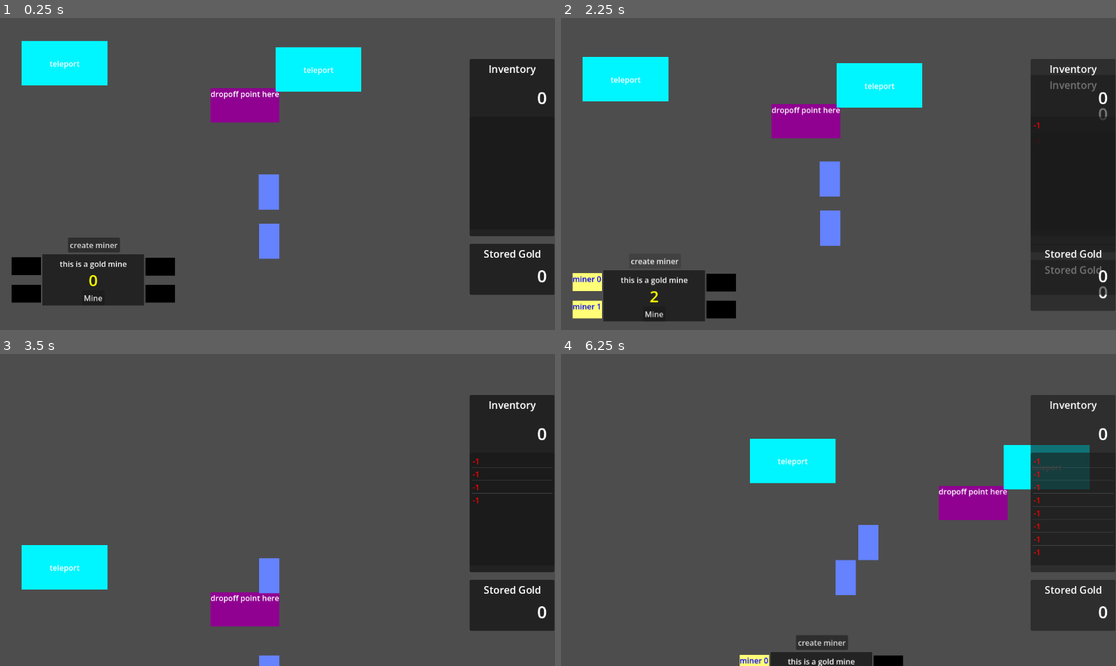
Above: before the commit, frames 1-4 (two rows, left to right).
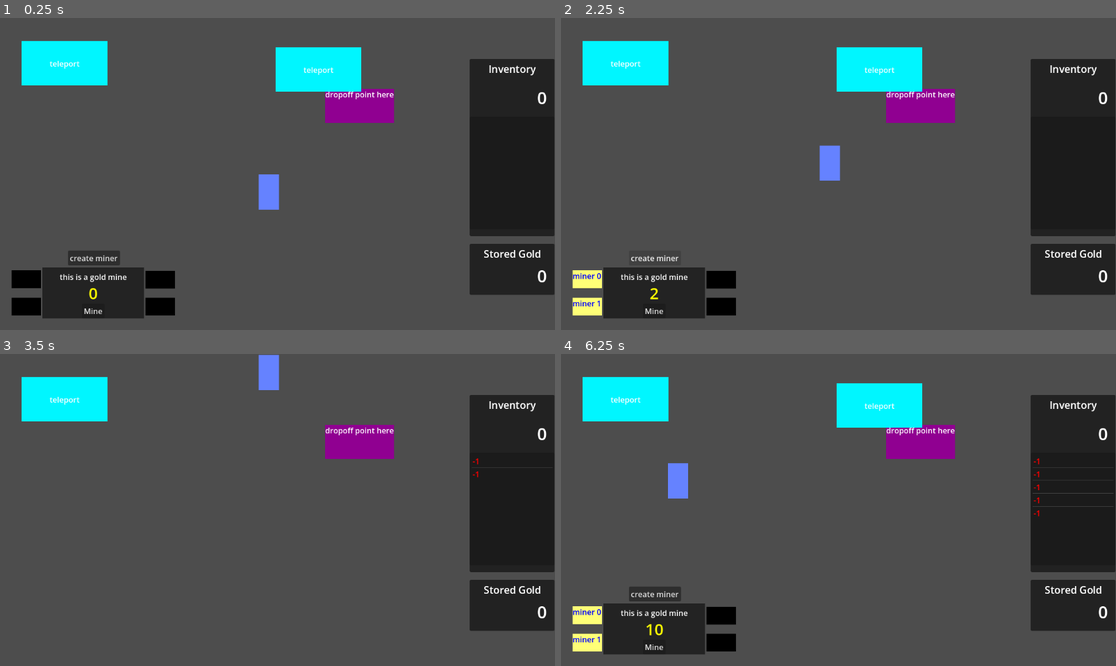
Above: after the commit, the same moments.

Repository: matrndev/gold-game
Game: Godot game, scene res://scenes/dropoff_maze.tscn
Same seed, same stepped clock (60 frames per second), same inputs: the game is played once before the commit and once after it. This scene is started directly instead of the project's main scene.
Inputs:
- Up to frame 1 (0.25 s): no input
- Up to frame 2 (2.25 s): click "Mine" at 0.5 s; click "create miner" at 1.25 s; tap Enter at 2 s; hold W (move_up) from 2.03 s (still down)
- Up to frame 3 (3.5 s): keep holding W (move_up)
- Up to frame 4 (6.25 s): release W (move_up) at 3.53 s; hold A (move_left) 3.53-5.03 s; hold S (move_down) 5.03-5.78 s; hold D (move_right) from 5.78 s (still down)

The runs differ from the first frame. In frame 1, 6.5% of the frame differs, in the area x 2-71%, y 22-97%; in frame 2, 9.4%; in frame 3, 8.1%; in frame 4, 19%, in the area x 2-100%, y 7-100%.

Commit message:
fix buggy scene manager (scenes weren't fully switching)

Diff:
--- a/scenes/dropoff_maze.tscn
+++ b/scenes/dropoff_maze.tscn
@@ -1,24 +1,13 @@
 [gd_scene format=3 uid="uid://dxeu43c3cd3vj"]
 
 [ext_resource type="PackedScene" uid="uid://sr378dbrgvib" path="res://scenes/stats_display.tscn" id="1_yf3ke"]
-[ext_resource type="PackedScene" uid="uid://du52856eooxbp" path="res://scenes/player.tscn" id="2_423gv"]
 [ext_resource type="PackedScene" uid="uid://ckkqtsg0sdhi0" path="res://scenes/dropoff_point.tscn" id="3_ari78"]
 [ext_resource type="PackedScene" uid="uid://ceicr8kws2df6" path="res://scenes/teleport.tscn" id="4_rks7g"]
 
 [node name="DropoffMaze" type="Node2D" unique_id=226396710]
 
-[node name="Player" parent="." unique_id=17698573 instance=ExtResource("2_423gv")]
-z_index = 1
-position = Vector2(538, 427)
-
-[node name="Camera2D" type="Camera2D" parent="Player" unique_id=494180378]
-position = Vector2(-538, -427)
-anchor_mode = 0
-position_smoothing_enabled = true
-position_smoothing_speed = 8.0
-
 [node name="DropoffPoint" parent="." unique_id=1478688328 instance=ExtResource("3_ari78")]
-position = Vector2(437, 146)
+position = Vector2(675, 147)
 
 [node name="Teleport" parent="." unique_id=1789713122 instance=ExtResource("4_rks7g")]
 position = Vector2(45, 48)
--- a/scenes/dropoff_point.tscn
+++ b/scenes/dropoff_point.tscn
@@ -23,3 +23,5 @@
 text = "dropoff point here"
 
 [connection signal="body_entered" from="." to="." method="_on_body_entered"]
+[connection signal="body_exited" from="." to="." method="_on_body_exited"]
+[connection signal="body_shape_entered" from="." to="." method="_on_body_shape_entered"]
--- a/scenes/game.tscn
+++ b/scenes/game.tscn
@@ -36,7 +36,7 @@
 shape = SubResource("WorldBoundaryShape2D_uwrxv")
 
 [node name="GoldMine" parent="." unique_id=42676644 instance=ExtResource("2_yqjtg")]
-position = Vector2(88, 491)
+position = Vector2(88, 518)
 
 [node name="StatsDisplay" parent="." unique_id=1796219019 instance=ExtResource("3_lnu2h")]
 anchors_preset = 0
--- a/scripts/dropoff_point.gd
+++ b/scripts/dropoff_point.gd
@@ -3,8 +3,15 @@
 
 
 func _on_body_entered(body: Node2D) -> void:
+	print(body.name)
 	if body.name == "Player":
+		body.modulate = Color(0.001, 0.526, 1.0, 1.0)
 		if StoredStats.gold_inventory > 0:
 			print("dropped ", StoredStats.gold_inventory)
 			StoredStats.stored_gold += StoredStats.gold_inventory
 			StoredStats.gold_inventory = 0
+
+
+func _on_body_exited(body: Node2D) -> void:
+	if body.name == "Player":
+		body.modulate = Color(1.0, 1.0, 1.0, 1.0)
--- a/scripts/scene_manager.gd
+++ b/scripts/scene_manager.gd
@@ -8,29 +8,32 @@
 	mining_facility_scene = load("res://scenes/game.tscn").instantiate()
 	get_tree().root.call_deferred("add_child", mining_facility_scene)
 
+func mining_scene_active(active: bool) -> void:
+	# this below doesnt work, keep it disabled!
+	# mining_facility_scene.process_mode = Node.PROCESS_MODE_INHERIT if active else Node.PROCESS_MODE_DISABLED # this is apparently something resembling a ternary operator in gdscript lol
+
+	for area in mining_facility_scene.find_children("*", "Area2D", true, false): # disable collisions with teleports and gold mines
+		area.set_deferred("monitoring", active)
+		area.set_deferred("monitorable", active)
+
+	# retain the player, but hide everything else
+	for child in mining_facility_scene.get_children():
+		if child.name != "Player":
+			child.visible = active
+
 func go_to(path: String) -> void:
-	#if path == "res://scenes/game.tscn":
-		#if active_scene:
-			#active_scene.queue_free()
-			#active_scene = null
-		#mining_facility_scene.visible = true
-	#else:
-		#mining_facility_scene.visible = false
-		#if active_scene:
-			#active_scene.queue_free()
-			#active_scene = null
-		#active_scene = load(path).instantiate()
-		#get_tree().root.call_deferred("add_child", active_scene)
-
 	if path == "res://scenes/game.tscn":
 		if active_scene:
 			active_scene.queue_free()
+			print("clearing act sc")
 			active_scene = null
-		mining_facility_scene.visible = true
+		mining_scene_active(true)
 	else:
-		mining_facility_scene.visible = false
+		mining_scene_active(false)
 		if active_scene:
 			active_scene.queue_free()
+			print("clearing act sc")
 			active_scene = null
 		active_scene = load(path).instantiate()
+		print("loading ", active_scene.name)
 		get_tree().root.call_deferred("add_child", active_scene)
